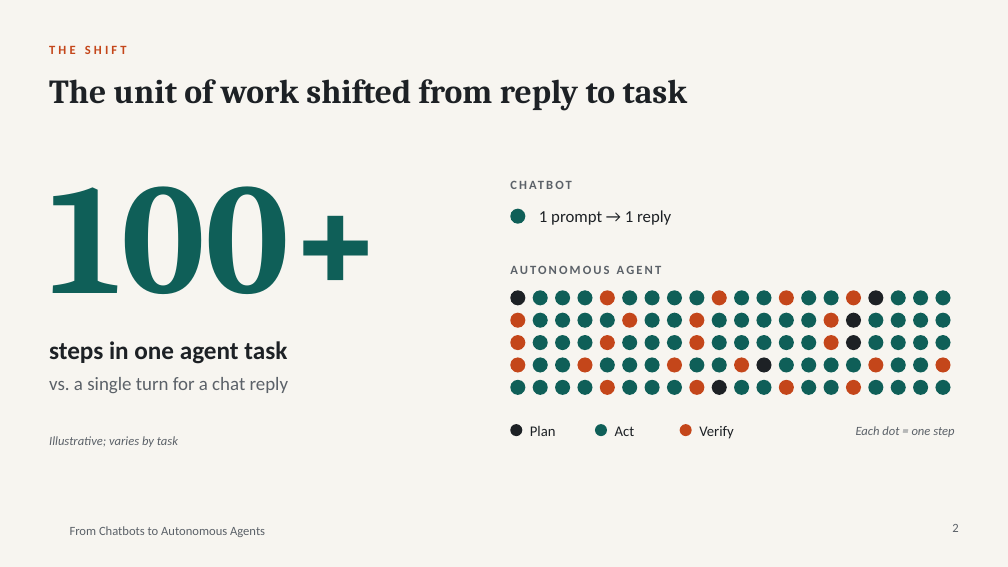
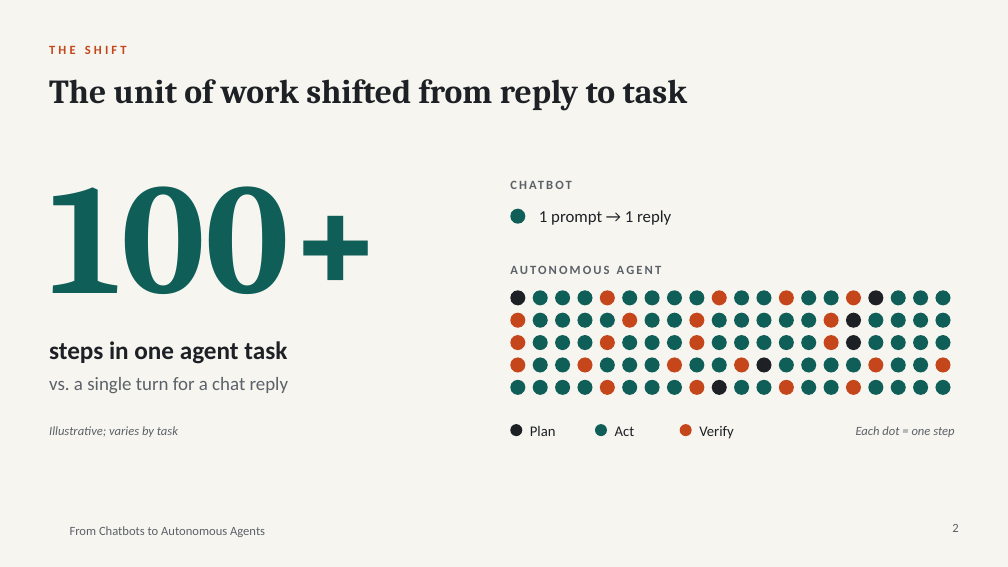
Before and after one commit to mikenickles/template-test, a slide deck: slide 2 of presentation/ai-agents-v1.pptx. Drawn at 1008x567 pixels with LibreOffice and Linux fonts; fonts in the diff are those of the drawing; background and template pictures are left out. Boxes give left, top, right and bottom in pixels: in the first picture for what was removed or moved away, otherwise in the second. Text is boxed around its words. In the diff, an @@ line names an element or a change of style, - is before the commit and + after.

```diff
--- a/presentation/ai-agents-v1.pptx
+++ b/presentation/ai-agents-v1.pptx
@@ text "Illustrative; varies by task": place and size @@
-text "Illustrative; varies by task" at (49, 436, 178, 447)
+text "Illustrative; varies by task" at (49, 426, 178, 437)
```
Also in this commit, not shown: 6 other slides changed, 1 other file.
